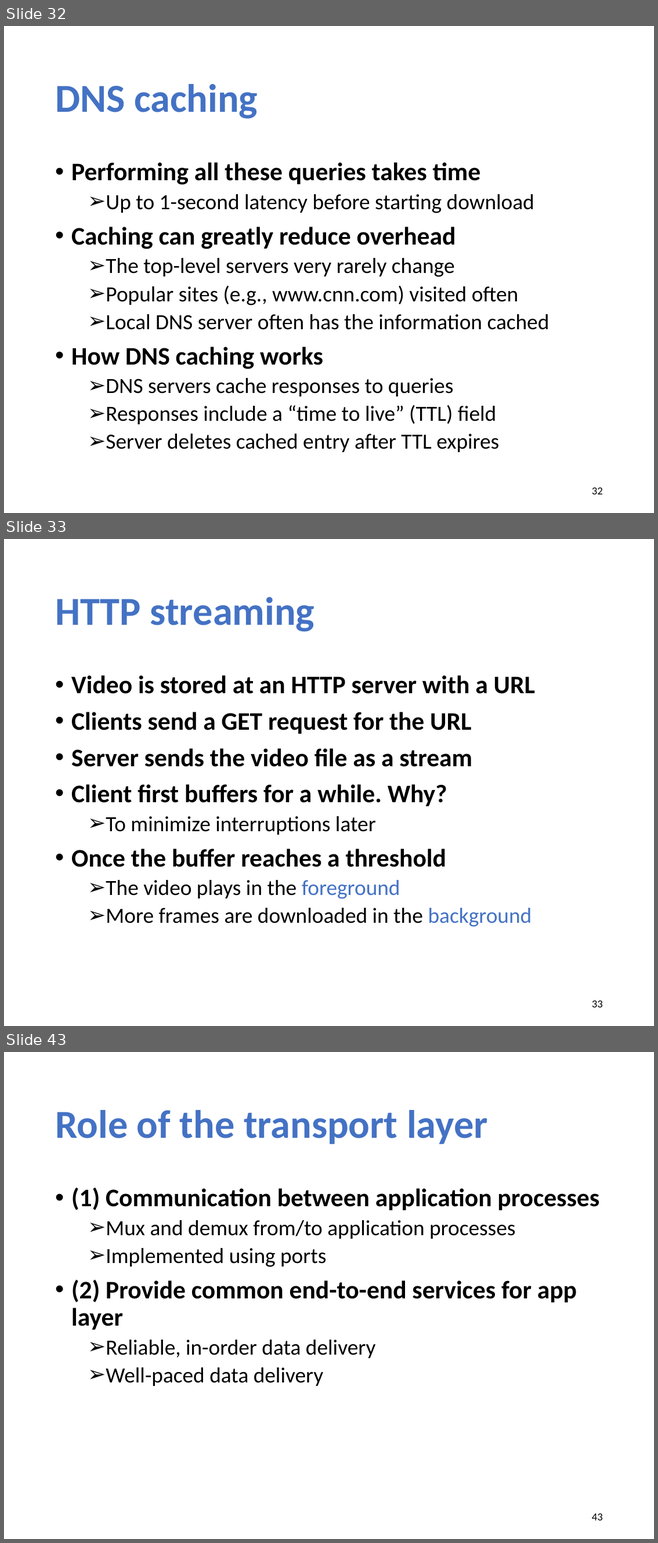
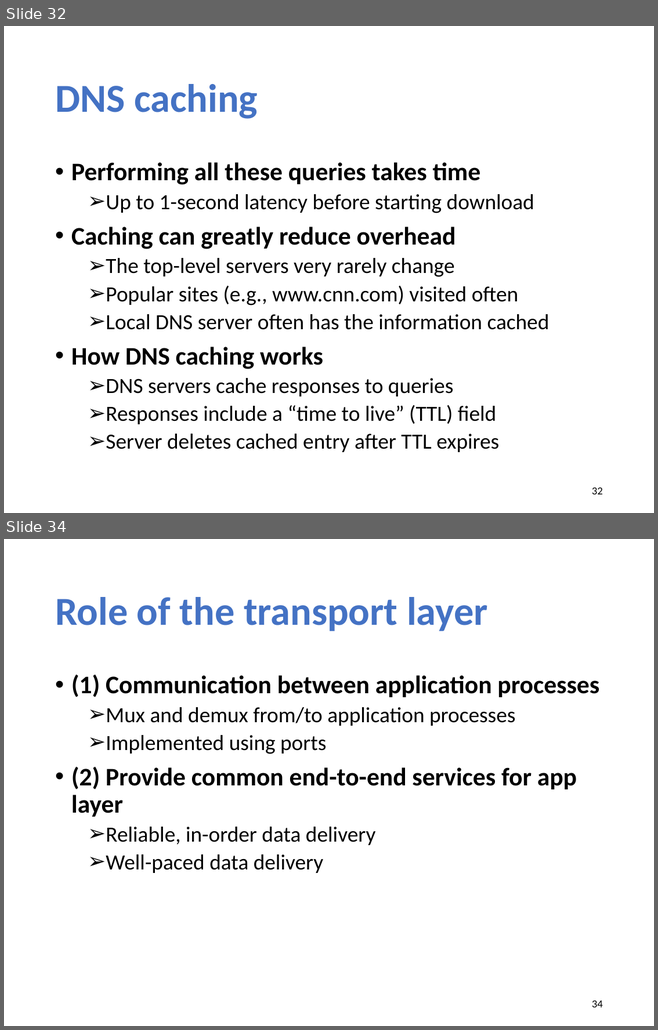
Before and after one commit to xinjin/course-net, a slide deck: slides/Midterm_review.pptx. Shown one above the other, each under a label of ours: slides 32, 33 and 43 before the commit, slides 32 and 34 after it; the slides between them are not shown. The pictures are 658x1543 and 658x1030 pixels, drawn with LibreOffice and Linux fonts; fonts in the diff are those of the drawing. Boxes give left, top, right and bottom in pixels: in the first picture for what was removed or moved away, otherwise in the second. Text is boxed around its words. In the diff, an @@ line names an element or a change of style, - is before the commit and + after.

```diff
--- a/slides/Midterm_review.pptx
+++ b/slides/Midterm_review.pptx
@@ slide 33 removed at bbox=[4, 539, 654, 1026], background #FFFFFF @@
@@ title removed at bbox=[55, 597, 315, 632] @@
-HTTP streaming
@@ text removed at bbox=[71, 675, 535, 927] @@
-• Video is stored at an HTTP server with a URL
-• Clients send a GET request for the URL
-• Server sends the video file as a stream
-• Client first buffers for a while. Why?
-  ➢ To minimize interruptions later
-• Once the buffer reaches a threshold
-  ➢ The video plays in the foreground
-  ➢ More frames are downloaded in the background
@@ page number removed at bbox=[592, 1001, 603, 1008] @@
-33
@@ what was slide 43 is now slide 34 @@
@@ page number at bbox=[592, 1001, 603, 1008]: text changed @@
-43
+34
```
Also in this commit, not shown: 6 slides changed, 8 other slides removed.
